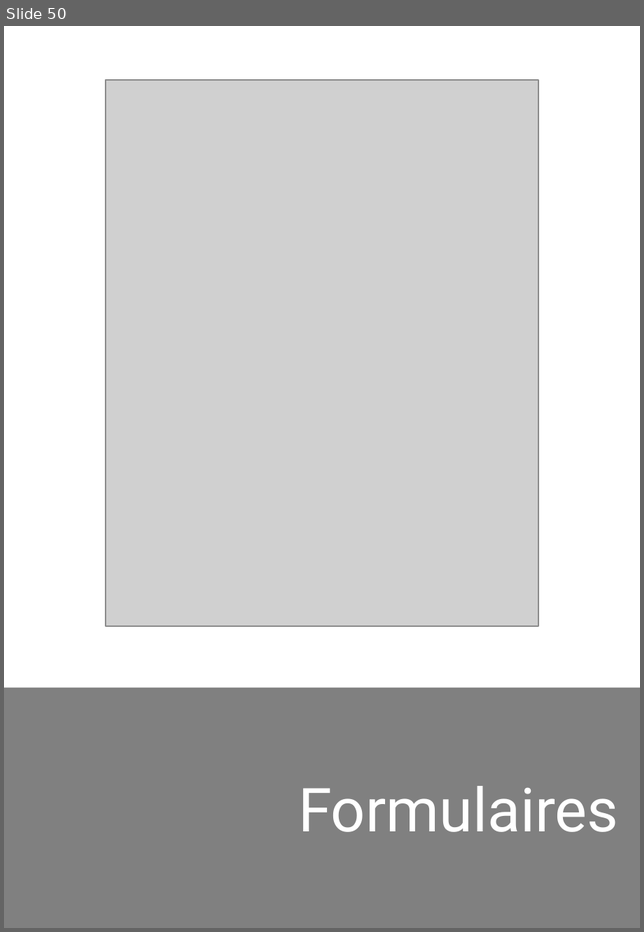
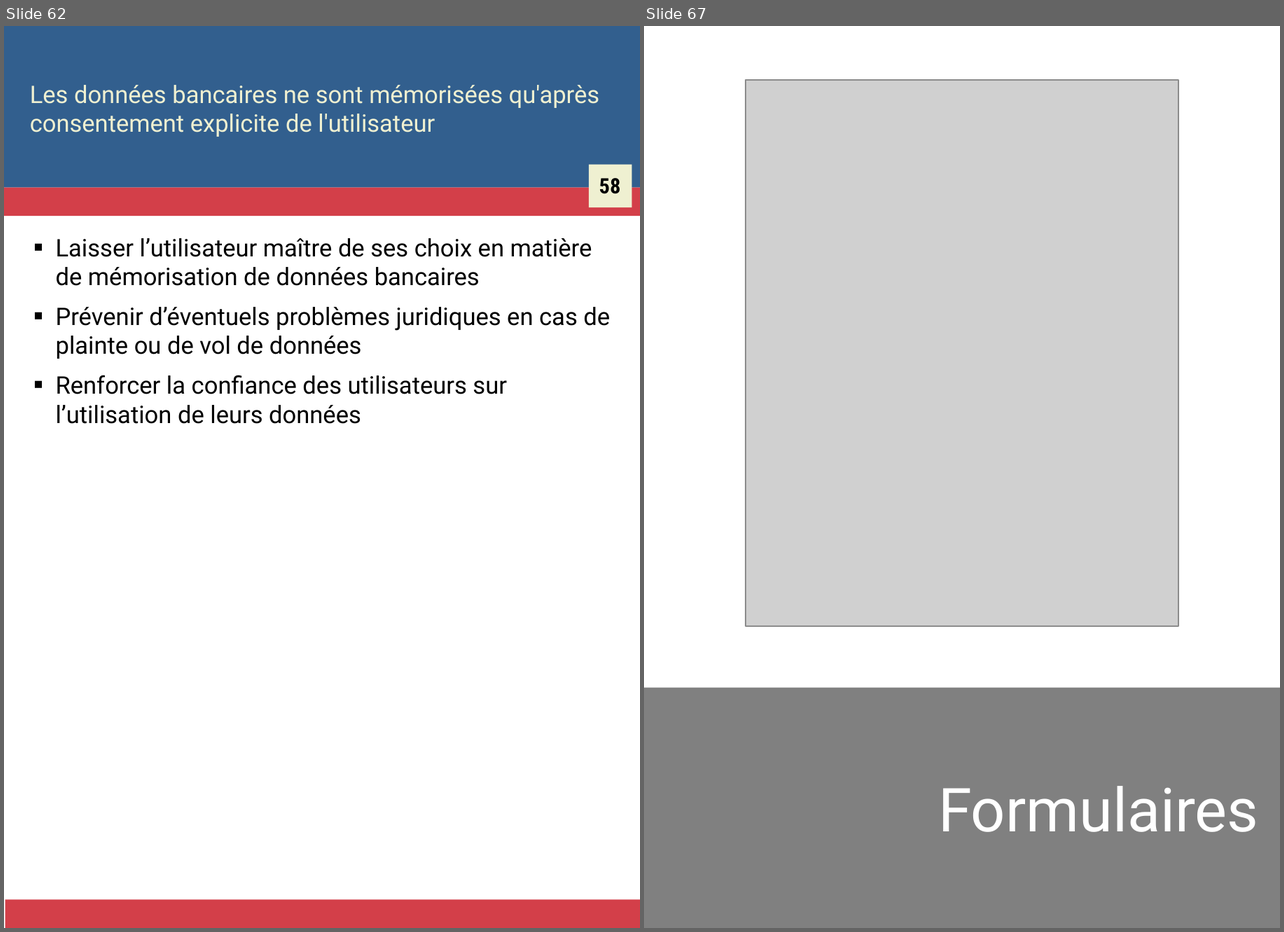
Before and after one commit to Zigazou/bonnes-pratiques-illustrees, a slide deck: bonnes-pratiques.odp. Shown side by side, each under a label of ours: slide 50 before the commit, slides 62 and 67 after it; the slides between them are not shown. The pictures are 644x932 and 1284x932 pixels, drawn with LibreOffice and Linux fonts; fonts in the diff are those of the drawing; grey boxes stand for pictures. Boxes give left, top, right and bottom in pixels: in the first picture for what was removed or moved away, otherwise in the second. Text is boxed around its words. In the diff, an @@ line names an element or a change of style, - is before the commit and + after.

```diff
--- a/bonnes-pratiques.odp
+++ b/bonnes-pratiques.odp
@@ slide 62 added at [4, 26, 640, 928], background #FFFFFF @@
@@ rectangle added at [4, 26, 640, 188], fill #325F8E @@
@@ title added at [30, 85, 600, 137], 16 pt, text #EFF0D1 @@
+Les données bancaires ne sont mémorisées qu'après consentement explicite de l'utilisateur
@@ rectangle added at [588, 165, 631, 207], fill #EFF0D1 @@
@@ rectangle added at [4, 188, 640, 216], fill #D33F49 @@
@@ text added at [599, 178, 621, 194], 14 pt, text #000000, bold @@
+58
@@ text added at [56, 238, 610, 424], 16 pt, text #000000 @@
+■ Laisser l’utilisateur maître de ses choix en matière de mémorisation de données bancaires
+■ Prévenir d’éventuels problèmes juridiques en cas de plainte ou de vol de données
+■ Renforcer la confiance des utilisateurs sur l’utilisation de leurs données
@@ rectangle added at [5, 900, 640, 928], fill #D33F49 @@
@@ what was slide 50 is now slide 67 @@
```
Also in this commit, not shown: 16 other slides added, 1 other file.
